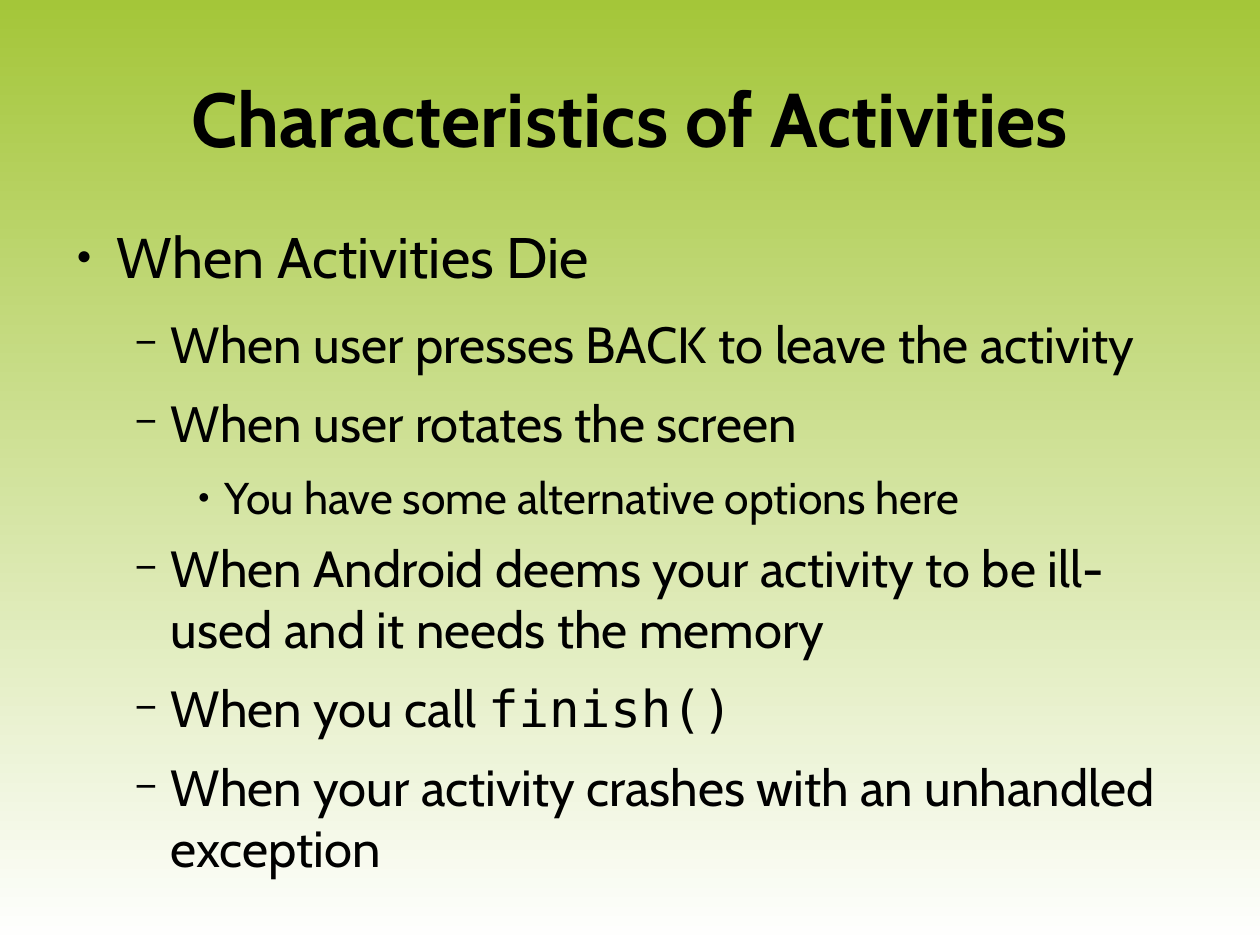
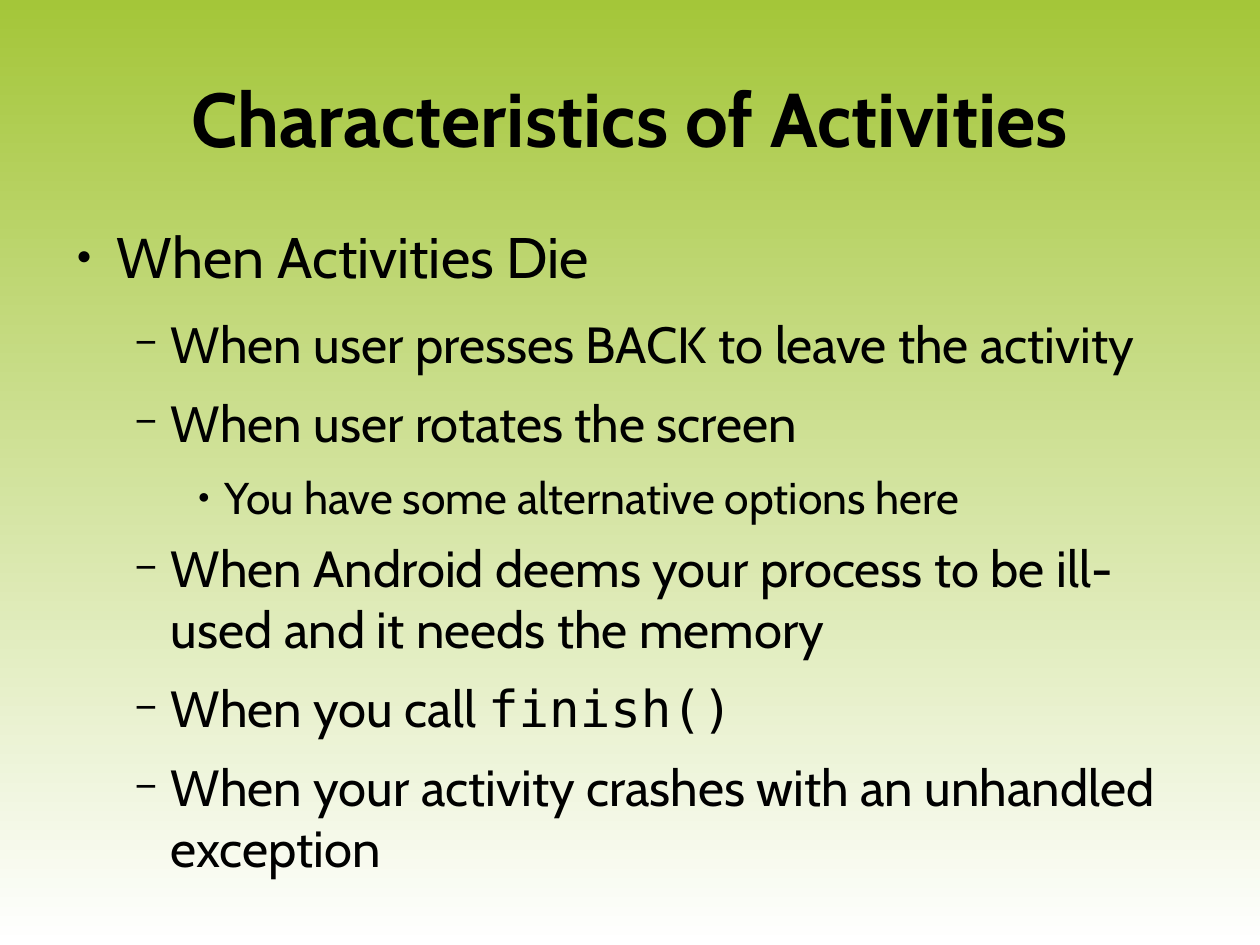
Before and after one commit to luigi-agosti/cw-courseware, a slide deck: slide 3 of 08-Lifecycle.odp. Drawn at 1260x945 pixels with LibreOffice and Linux fonts; fonts in the diff are those of the drawing; background and template pictures are left out. Boxes give left, top, right and bottom in pixels: in the first picture for what was removed or moved away, otherwise in the second. Text is boxed around its words. In the diff, an @@ line names an element or a change of style, - is before the commit and + after.

Commit message:
rephrased bullet on when activities are removed for memory

```diff
--- a/08-Lifecycle.odp
+++ b/08-Lifecycle.odp
@@ text at bbox=[171, 549, 1112, 660]: text changed @@
-  − When Android deems your activity to be ill-used and it needs the memory
+  − When Android deems your process to be ill-used and it needs the memory
```
